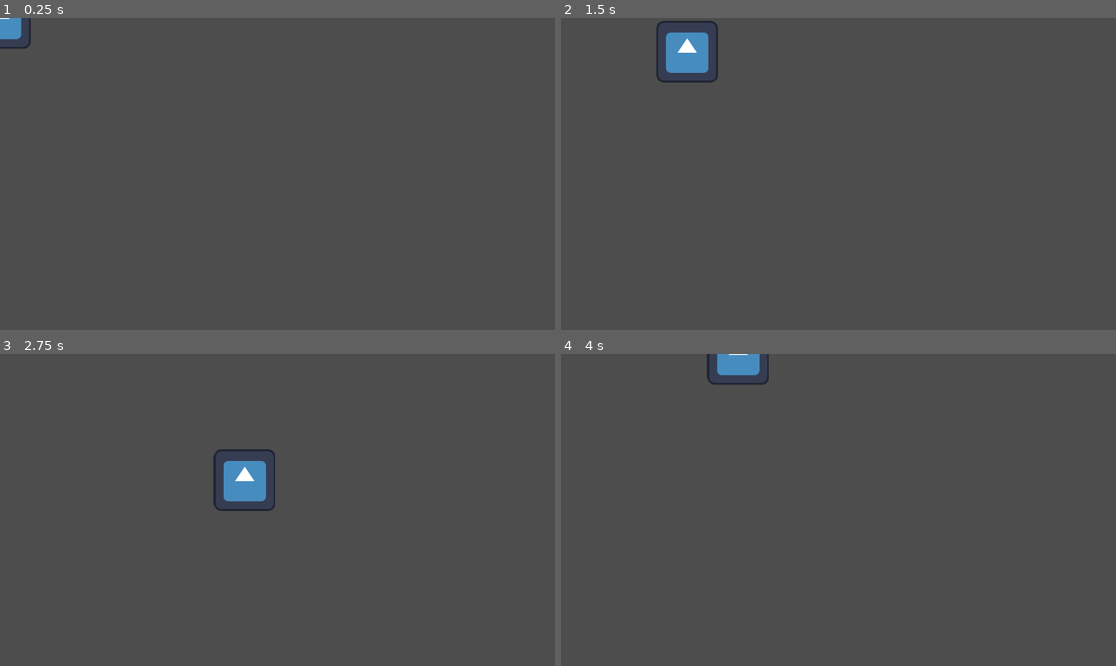
Above: before the commit, frames 1-4 (two rows, left to right).
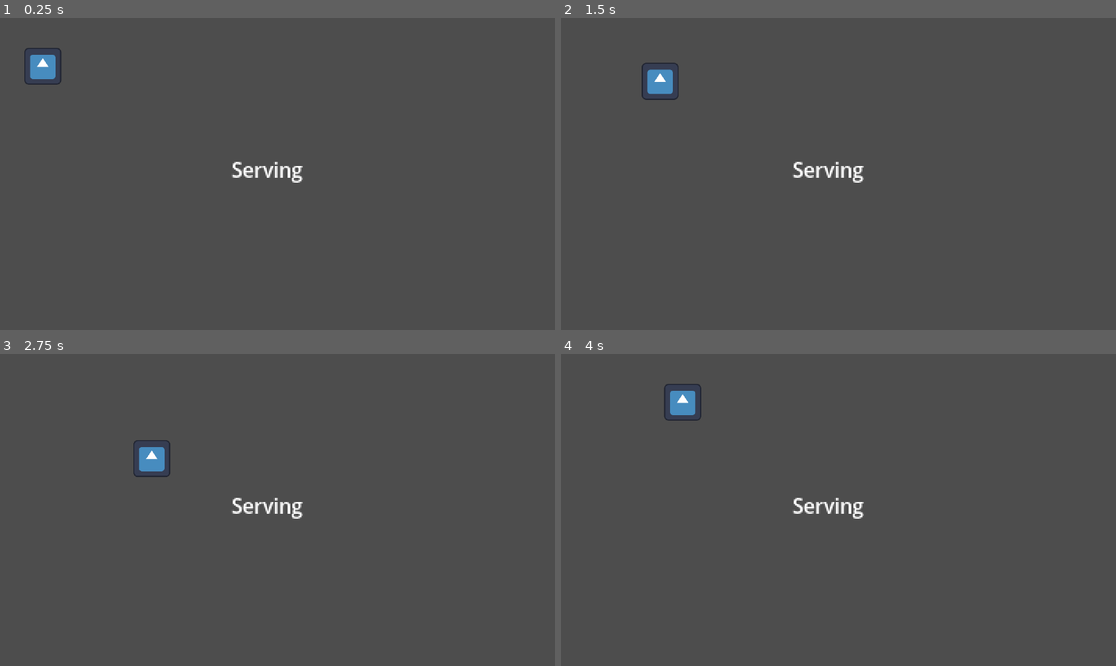
Above: after the commit, the same moments.

Repository: Yatagarasu163/apothecary-allergies
Game: Godot game, scene res://testing_scene.tscn
Two runs of this game, one before a commit and one after it. Both use one fixed random seed, a clock stepped at 60 frames per second and the inputs below. Before the commit the project starts from res://Assets/Prefabs/player.tscn. The engine's default icon, where the game draws it, is replaced by a stand-in: a white triangle on a blue panel in a dark square.
Inputs:
- Up to frame 1 (0.25 s): no input
- Up to frame 2 (1.5 s): tap Enter at 0.5 s; hold D (WalkRight) 0.53-1.28 s; hold S (WalkDown) from 1.28 s (still down)
- Up to frame 3 (2.75 s): release S (WalkDown) at 2.03 s; hold D (WalkRight) from 2.03 s (still down)
- Up to frame 4 (4 s): release D (WalkRight) at 2.78 s; hold W (WalkUp) 2.78-3.53 s; hold A (WalkLeft) from 3.53 s (still down)

The runs differ from the first frame. In frame 1, 1.1% of the frame differs, in the area x 0-55%, y 0-53%; in frame 2, 2.0%; in frame 3, 2.0%, in the area x 24-55%, y 27-53%; in frame 4, 1.5%.

Commit message:
By CX
Adjusted the screen size and change the main scene to testing.tscn

Diff:
--- a/project.godot
+++ b/project.godot
@@ -11,9 +11,14 @@
 [application]
 
 config/name="Apothecary Allergies"
-run/main_scene="uid://b8pcqjalon378"
+run/main_scene="uid://coobctfje2xa4"
 config/features=PackedStringArray("4.6", "Forward Plus")
 config/icon="res://icon.svg"
+
+[display]
+
+window/size/viewport_width=1920
+window/size/viewport_height=1080
 
 [input]
 
--- a/testing_scene.tscn
+++ b/testing_scene.tscn
@@ -1,6 +1,6 @@
 [gd_scene format=3 uid="uid://coobctfje2xa4"]
 
-[ext_resource type="PackedScene" uid="uid://b8pcqjalon378" path="res://player.tscn" id="1_k6s54"]
+[ext_resource type="PackedScene" uid="uid://b8pcqjalon378" path="res://Assets/Prefabs/player.tscn" id="1_k6s54"]
 [ext_resource type="Script" uid="uid://c47eytvl5xbe0" path="res://serving_area.gd" id="2_7tmfp"]
 [ext_resource type="Script" uid="uid://n0b0mu3oq2lx" path="res://kitchen_area.gd" id="3_j6xku"]
 
